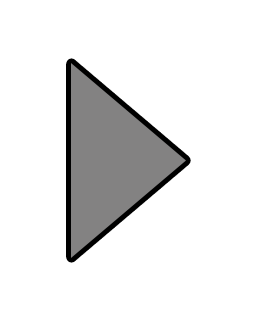
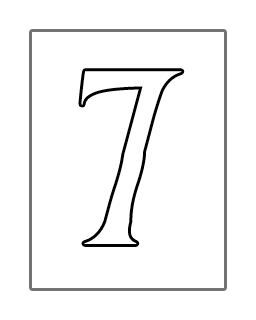
Layers edited between the first and the second 256 × 320 image:
hid "right arrow" over <box>71,63,186,258</box>
showed group "level numbers" (10 layers) over <box>66,68,191,248</box>
showed "7" over <box>81,71,182,244</box>
showed "white bg", opacity 100% → 55%, painted on it over <box>29,29,227,291</box>
